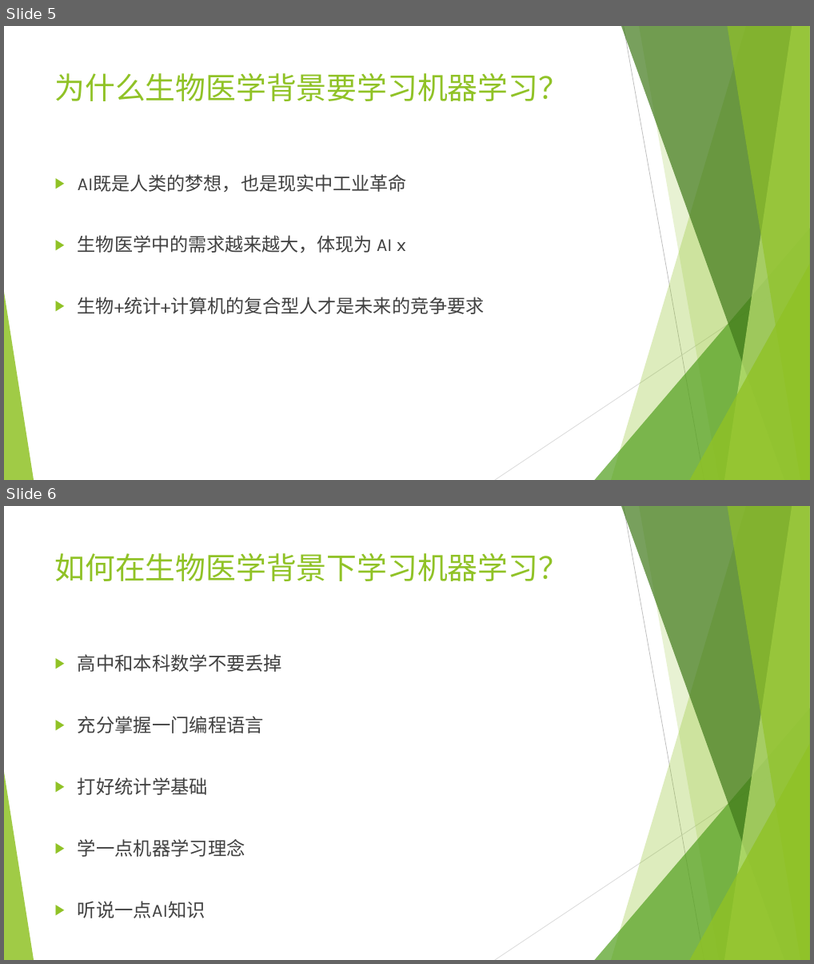
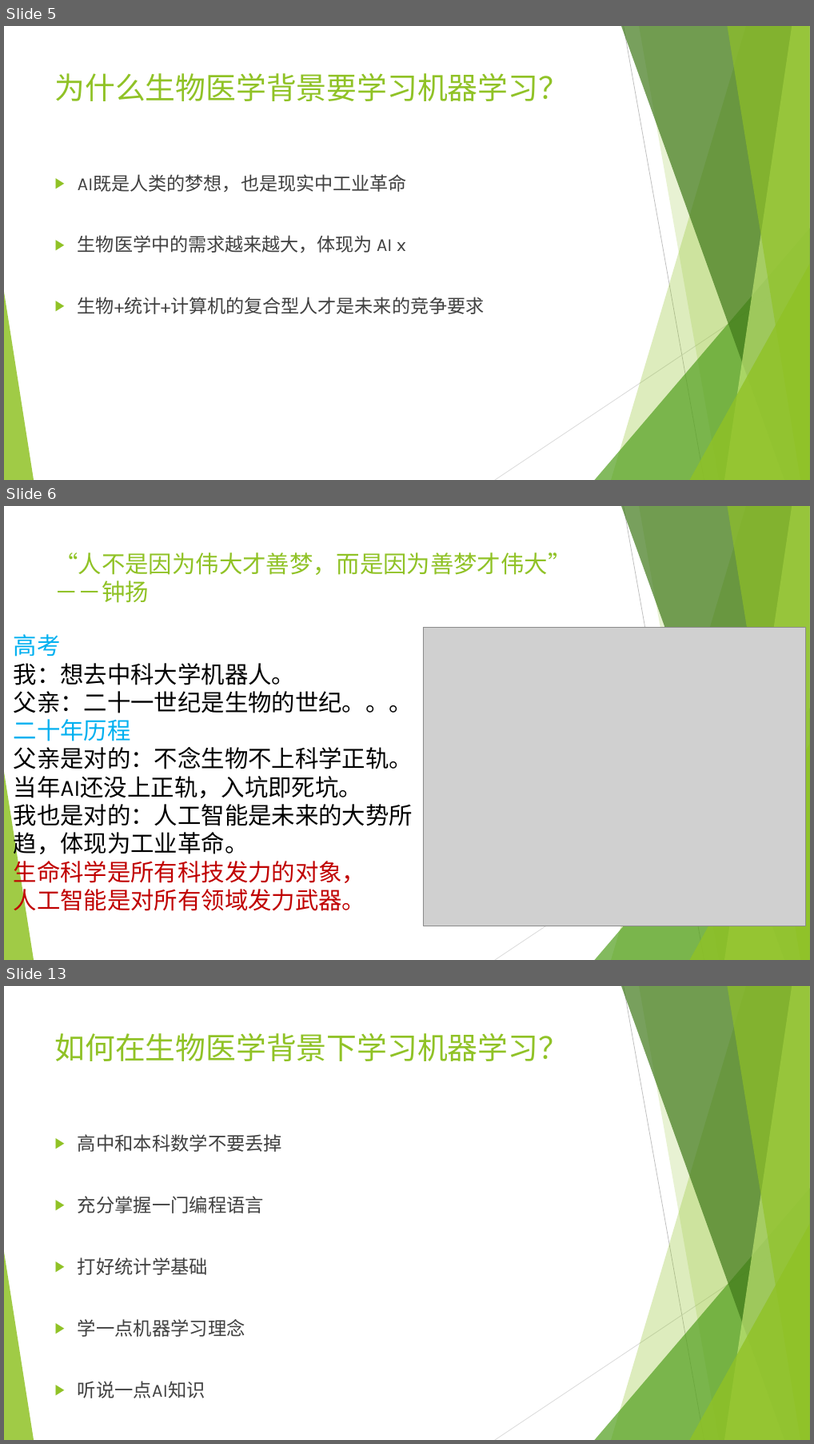
Before and after one commit to wangyi-fudan/BIOL130173, a slide deck: 0_why_and_how.pptx. Shown one above the other, each under a label of ours: slides 5 and 6 before the commit, slides 5, 6 and 13 after it; the slides between them are not shown. The pictures are 814x964 and 814x1444 pixels, drawn with LibreOffice and Linux fonts; fonts in the diff are those of the drawing; grey boxes stand for pictures. Boxes give left, top, right and bottom in pixels: in the first picture for what was removed or moved away, otherwise in the second. Text is boxed around its words. In the diff, an @@ line names an element or a change of style, - is before the commit and + after.

```diff
--- a/0_why_and_how.pptx
+++ b/0_why_and_how.pptx
@@ slide 6 added at [4, 506, 810, 960], background #FFFFFF; not listed: 10 template elements that a slide beside it also shows @@
@@ title added at [55, 552, 572, 603], 28 pt, text #90C226 @@
+“人不是因为伟大才善梦，而是因为善梦才伟大”
+－－钟扬
@@ text added at [14, 634, 413, 915], 28 pt, text #000000 @@
+高考
+我：想去中科大学机器人。
+父亲：二十一世纪是生物的世纪。。。
+二十年历程
+父亲是对的：不念生物不上科学正轨。当年AI还没上正轨，入坑即死坑。
+我也是对的：人工智能是未来的大势所趋，体现为工业革命。
+生命科学是所有科技发力的对象，
+人工智能是对所有领域发力武器。
@@ picture added at [423, 627, 806, 926] @@
@@ what was slide 6 is now slide 13 @@
```
Also in this commit, not shown: 6 other slides added.
